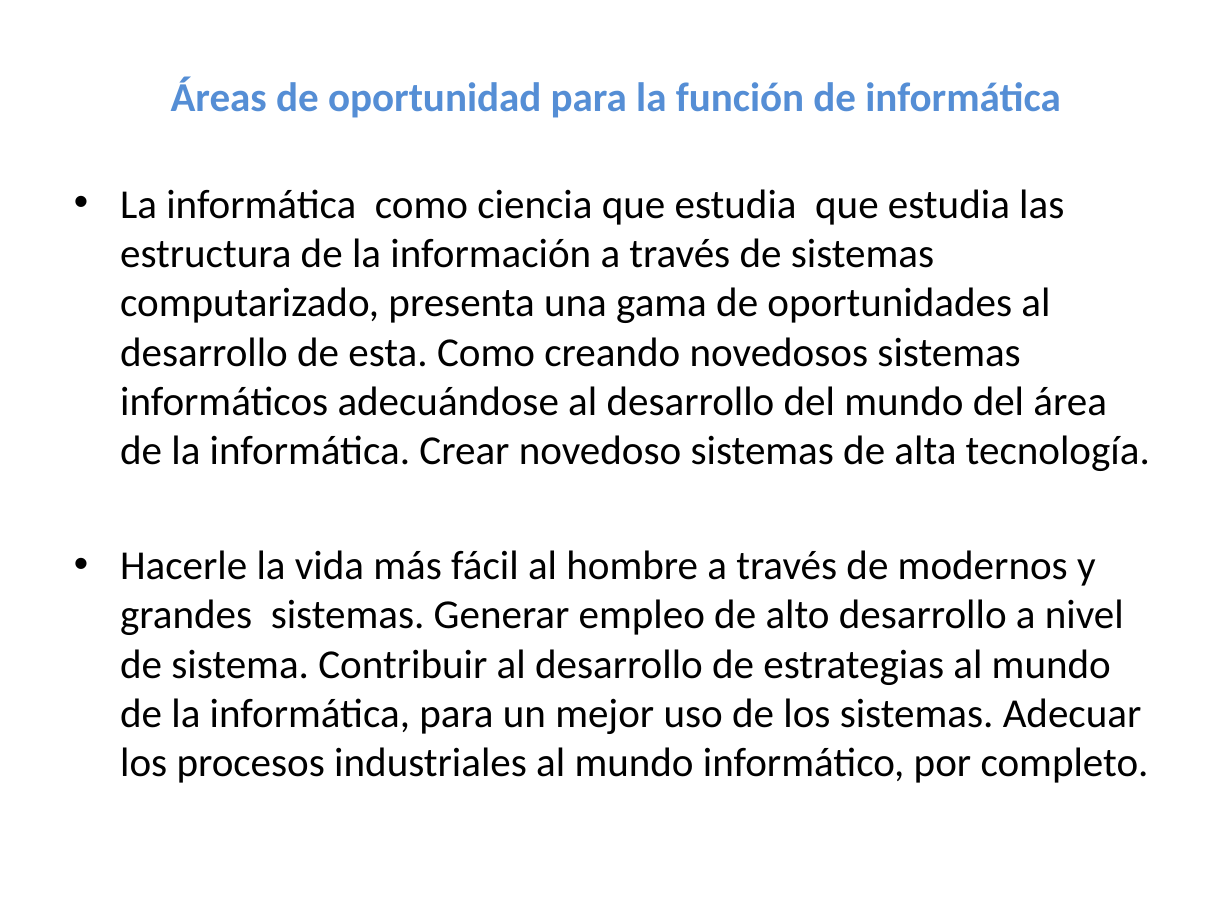
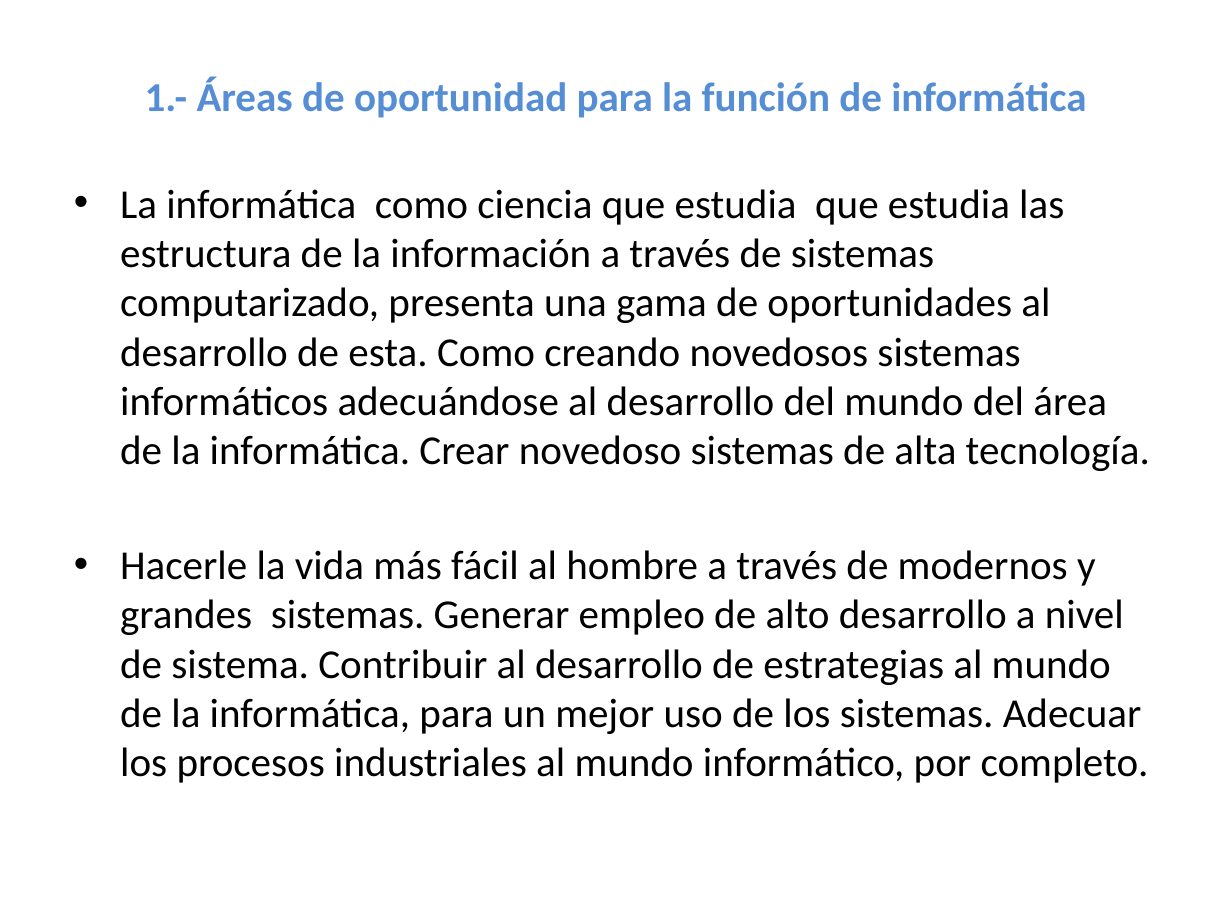
Before and after one commit to lc850/auditoria, a slide deck: slide 2 of 7 - Etapa de la justificación.pptx. Drawn at 1232x924 pixels with LibreOffice and Linux fonts; fonts in the diff are those of the drawing. Boxes give left, top, right and bottom in pixels: in the first picture for what was removed or moved away, otherwise in the second. Text is boxed around its words. In the diff, an @@ line names an element or a change of style, - is before the commit and + after.

```diff
--- a/7 - Etapa de la justificación.pptx
+++ b/7 - Etapa de la justificación.pptx
@@ title at bbox=[145, 78, 1086, 118]: text changed @@
-  Áreas de oportunidad para la función de informática
+  1.- Áreas de oportunidad para la función de informática
```
Also in this commit, not shown: 1 other slide changed, 4 slides added.
